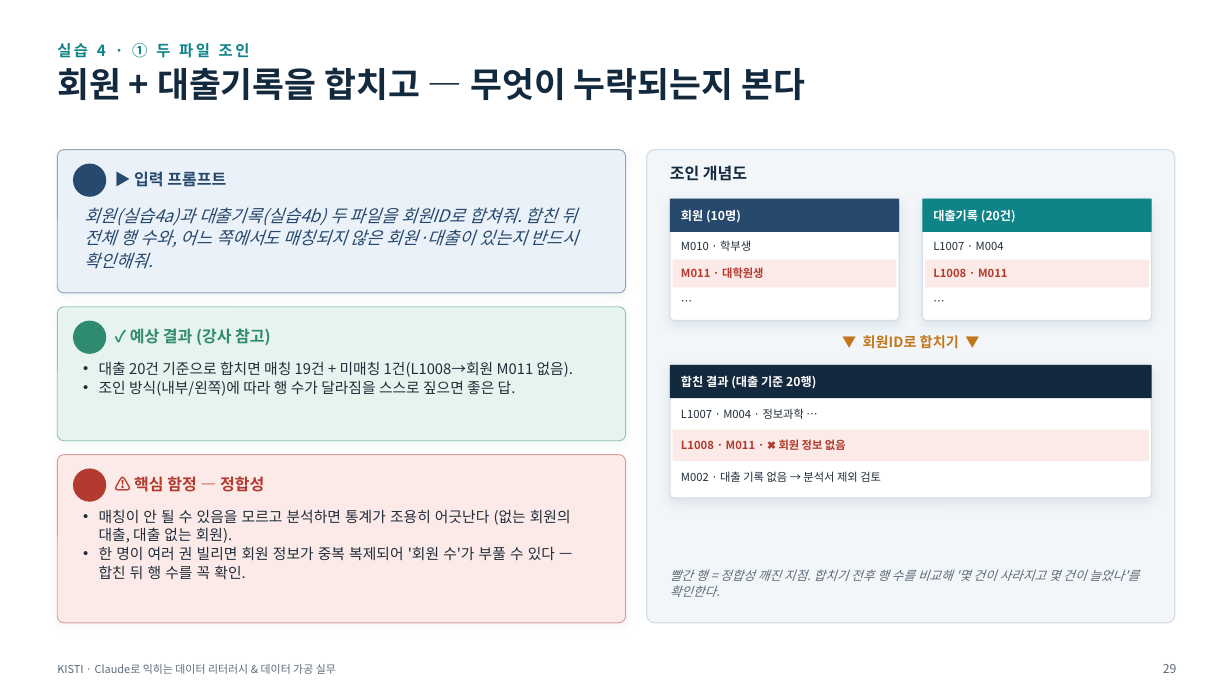
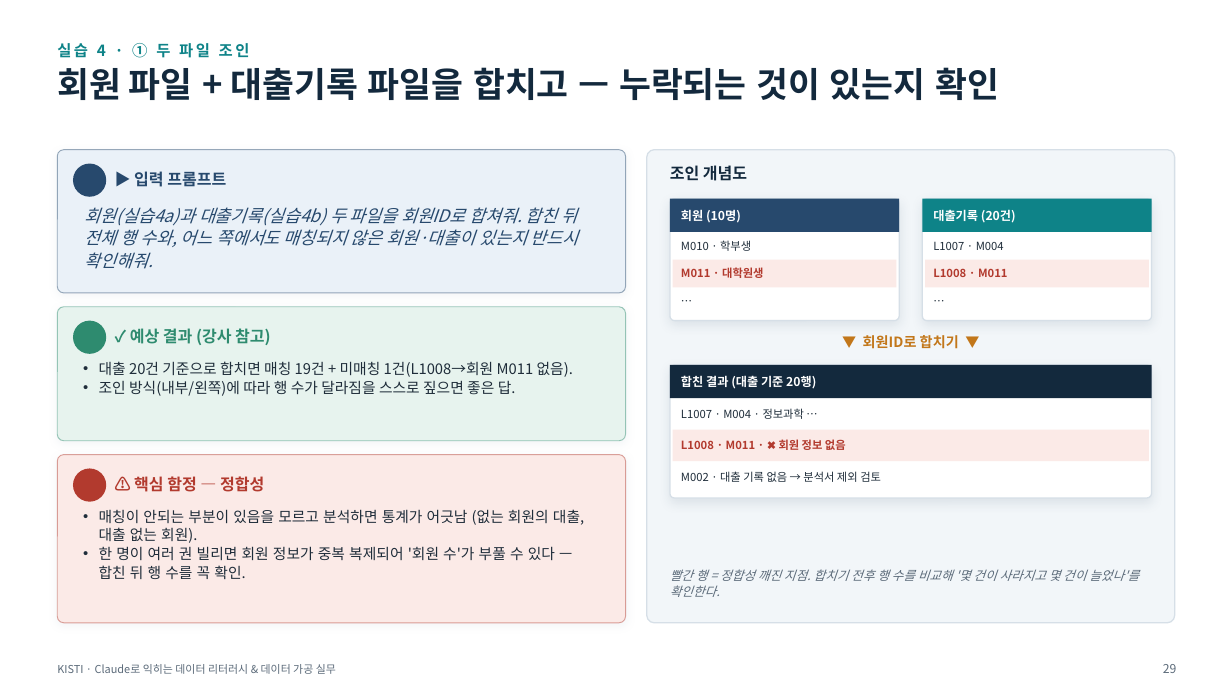
Before and after one commit to thinkinghs/lecture_6_18, a slide deck: slide 41 of 2차시_강의자료_합본.pptx (slide 40 before the commit). Drawn at 1232x693 pixels with LibreOffice and Linux fonts; fonts in the diff are those of the drawing; background and template pictures are left out. Boxes give left, top, right and bottom in pixels: in the first picture for what was removed or moved away, otherwise in the second. Text is boxed around its words. In the diff, an @@ line names an element or a change of style, - is before the commit and + after.

```diff
--- a/2차시_강의자료_합본.pptx
+++ b/2차시_강의자료_합본.pptx
@@ text at box(57, 67, 999, 100): text changed @@
-회원 + 대출기록을 합치고 — 무엇이 누락되는지 본다
+회원 파일 + 대출기록 파일을 합치고 — 누락되는 것이 있는지 확인
@@ text at box(99, 509, 584, 543): text changed @@
-• 매칭이 안 될 수 있음을 모르고 분석하면 통계가 조용히 어긋난다 (없는 회원의 대출, 대출 없는 회원).
+• 매칭이 안되는 부분이 있음을 모르고 분석하면 통계가 어긋남 (없는 회원의 대출, 대출 없는 회원).
```
Also in this commit, not shown: 34 other slides changed, 4 slides added, 3 slides removed.
